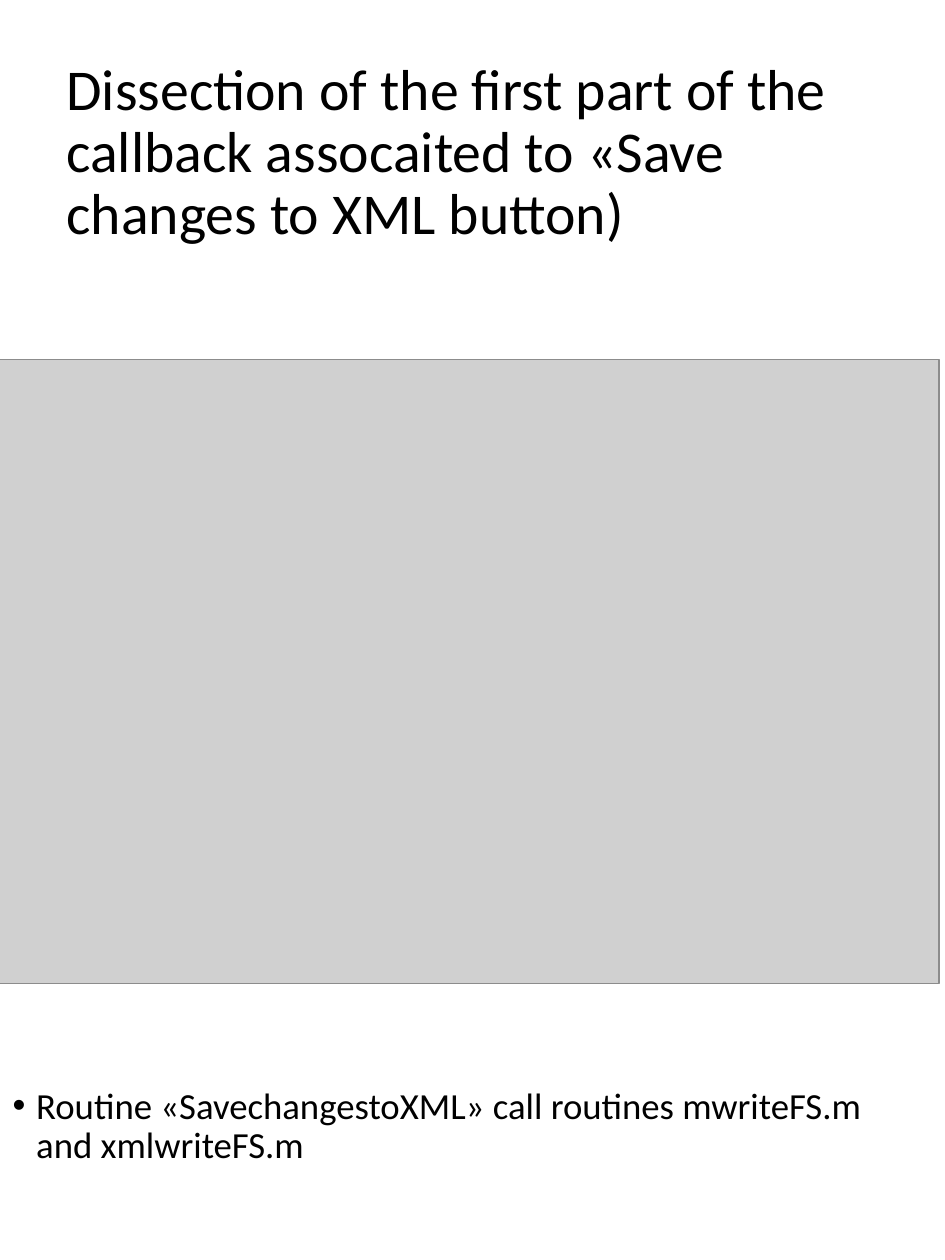
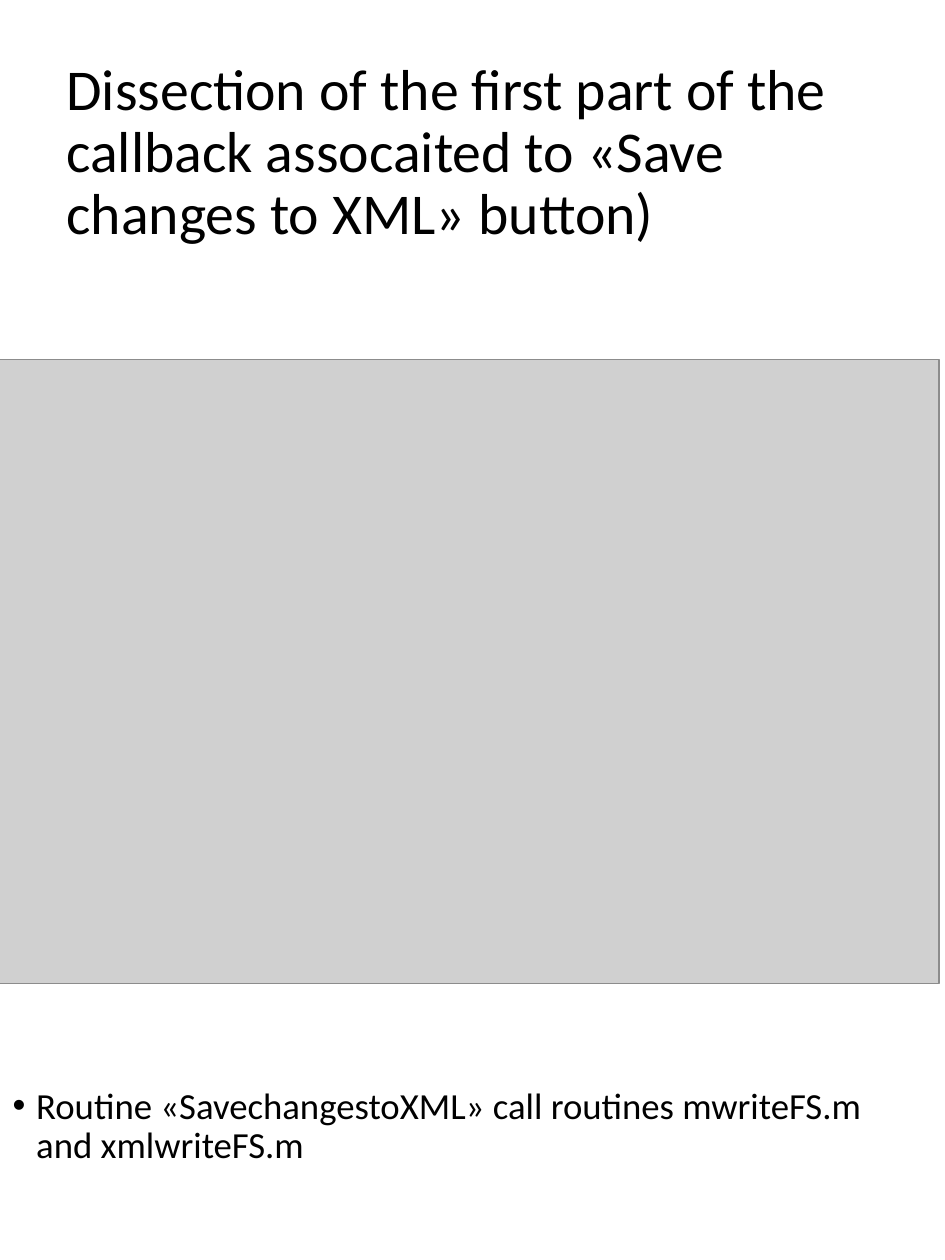
Before and after one commit to UniprJRC/FSDA, a slide deck: slide 25 of utilities_help/FlowChart.pptx. Drawn at 945x1260 pixels with LibreOffice and Linux fonts; fonts in the diff are those of the drawing; grey boxes stand for pictures. Boxes give left, top, right and bottom in pixels: in the first picture for what was removed or moved away, otherwise in the second. Text is boxed around its words. In the diff, an @@ line names an element or a change of style, - is before the commit and + after.

Commit message:
updated some typos corrected

```diff
--- a/utilities_help/FlowChart.pptx
+++ b/utilities_help/FlowChart.pptx
@@ title at box(66, 70, 825, 244): text changed @@
-Dissection of the first part of the callback assocaited to «Save changes to XML button)
+Dissection of the first part of the callback assocaited to «Save changes to XML» button)
```
Also in this commit, not shown: 5 other slides changed.
